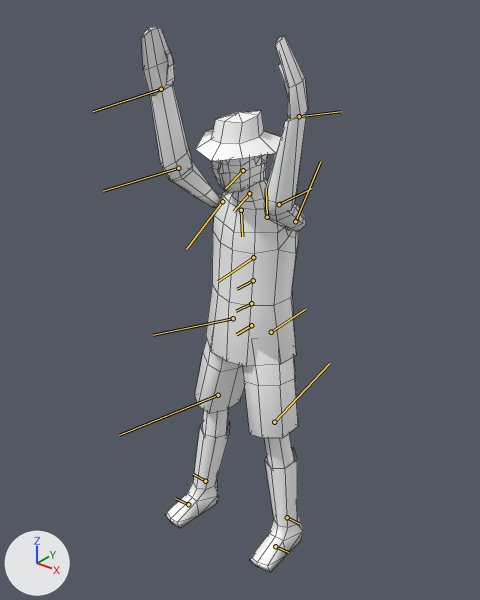
One commit to the FBX model Assets/Models/Character/Woodrow_FINAL.fbx: the scene before it, then after it.
Rendered twice from a 50 mm camera at (0.19, -0.308, 0.293) aimed at (-0.004, -0.065, 0.143). Every picture has the same lights, and +X, +Y and +Z are marked at lower left. Both versions are drawn at frame 566 of the action 'Take 001'; the numbers are the values there. The bones that bend it are drawn over the model as lines. Mesh edges are drawn as thin lines.

The first picture shows 'Woodrow_MESH'.
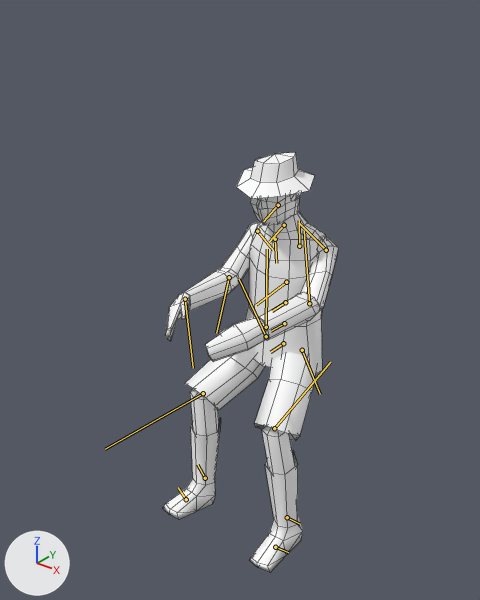
Location of each change, (x1, y1, x2, y2) in pixels of the pictures (480 x 600 px):
'Woodrow_MESH', posed (23% shorter): before (141, 27, 308, 572); after (163, 152, 338, 573)
bone 'QuickRigCharacter_Hips', root to tip: before (251, 325) to (236, 334); after (283, 343) to (270, 352)
bone 'QuickRigCharacter_LeftUpLeg', root to tip: before (271, 332) to (305, 309); after (302, 350) to (320, 394)
bone 'QuickRigCharacter_LeftLeg', root to tip: before (274, 422) to (329, 363); after (274, 428) to (330, 362)
bone 'QuickRigCharacter_RightUpLeg', root to tip: before (233, 318) to (153, 335); after (266, 336) to (239, 279)
bone 'QuickRigCharacter_RightLeg', root to tip: before (218, 395) to (119, 435); after (203, 393) to (105, 449)
bone 'QuickRigCharacter_RightFoot', root to tip: before (205, 481) to (193, 474); after (205, 478) to (197, 464)
bone 'QuickRigCharacter_Spine', root to tip: before (251, 303) to (236, 311); after (284, 323) to (271, 331)
bone 'QuickRigCharacter_LeftArm', root to tip: before (295, 221) to (320, 162); after (326, 250) to (298, 222)
bone 'QuickRigCharacter_LeftForeArm', root to tip: before (279, 204) to (311, 188); after (309, 303) to (304, 230)
bone 'QuickRigCharacter_RightArm', root to tip: before (222, 201) to (186, 249); after (257, 231) to (273, 250)
bone 'QuickRigCharacter_RightForeArm', root to tip: before (178, 168) to (103, 191); after (229, 277) to (216, 333)

What the commit changed:
Bone 'QuickRigCharacter_Hips' (bone_quickrigcharacter_hips) moves from (-0.34, 6.31, 0.1) to (-2.72, 3.25, 0.11).
Bone 'QuickRigCharacter_Hips' (bone_quickrigcharacter_hips) turns from (0, 1, 0) to (0, 0, 0) degrees about its own x, y and z.
Bone 'QuickRigCharacter_LeftUpLeg' (bone_quickrigcharacter_leftupleg) turns from (-12, -9, -13) to (-1, -14, -64) degrees about its own x, y and z.
Bone 'QuickRigCharacter_LeftLeg' (bone_quickrigcharacter_leftleg) turns from (13, -1, 10) to (10, -4, 65) degrees about its own x, y and z.
Bone 'QuickRigCharacter_LeftFoot' (bone_quickrigcharacter_leftfoot) turns from (0, 11, 3) to (2, 9, -2) degrees about its own x, y and z.
Bone 'QuickRigCharacter_RightUpLeg' (bone_quickrigcharacter_rightupleg) turns from (-13, -9, -11) to (-2, -13, -67) degrees about its own x, y and z.
Bone 'QuickRigCharacter_RightLeg' (bone_quickrigcharacter_rightleg) turns from (9, 0, 1) to (8, -4, 64) degrees about its own x, y and z.
Bone 'QuickRigCharacter_RightFoot' (bone_quickrigcharacter_rightfoot) turns from (0, 9, 9) to (-2, 8, -14) degrees about its own x, y and z.
Bone 'QuickRigCharacter_Spine' (bone_quickrigcharacter_spine) turns from (0, -2, 1) to (0, -1, 1) degrees about its own x, y and z.
Bone 'QuickRigCharacter_LeftArm' (bone_quickrigcharacter_leftarm) turns from (-30, 13, 125) to (0, -18, 53) degrees about its own x, y and z.
Bone 'QuickRigCharacter_LeftForeArm' (bone_quickrigcharacter_leftforearm) turns from (0, 0, 36) to (0, 0, 25) degrees about its own x, y and z.
Bone 'QuickRigCharacter_RightArm' (bone_quickrigcharacter_rightarm) turns from (-10, 25, 131) to (4, -19, 52) degrees about its own x, y and z.
Bone 'QuickRigCharacter_RightForeArm' (bone_quickrigcharacter_rightforearm) turns from (0, 0, 12) to (0, 0, 25) degrees about its own x, y and z.
